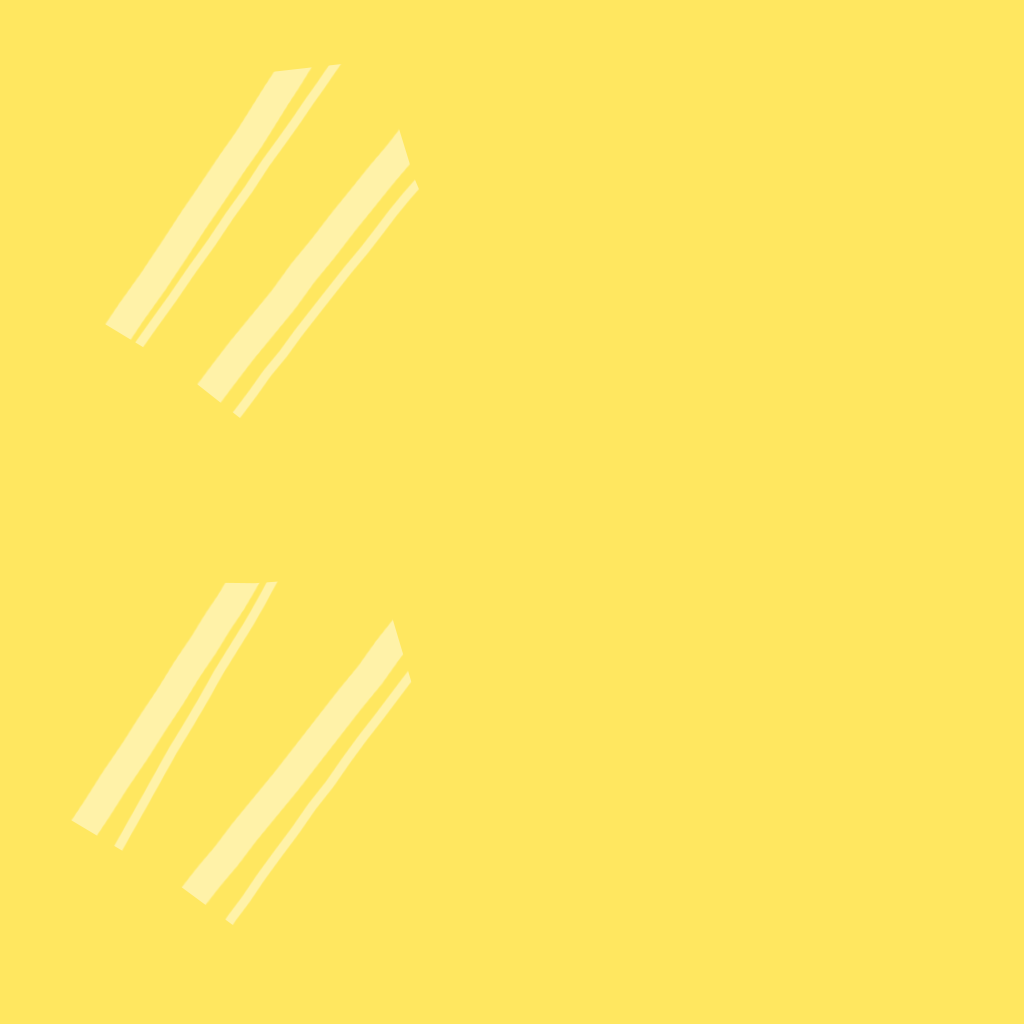
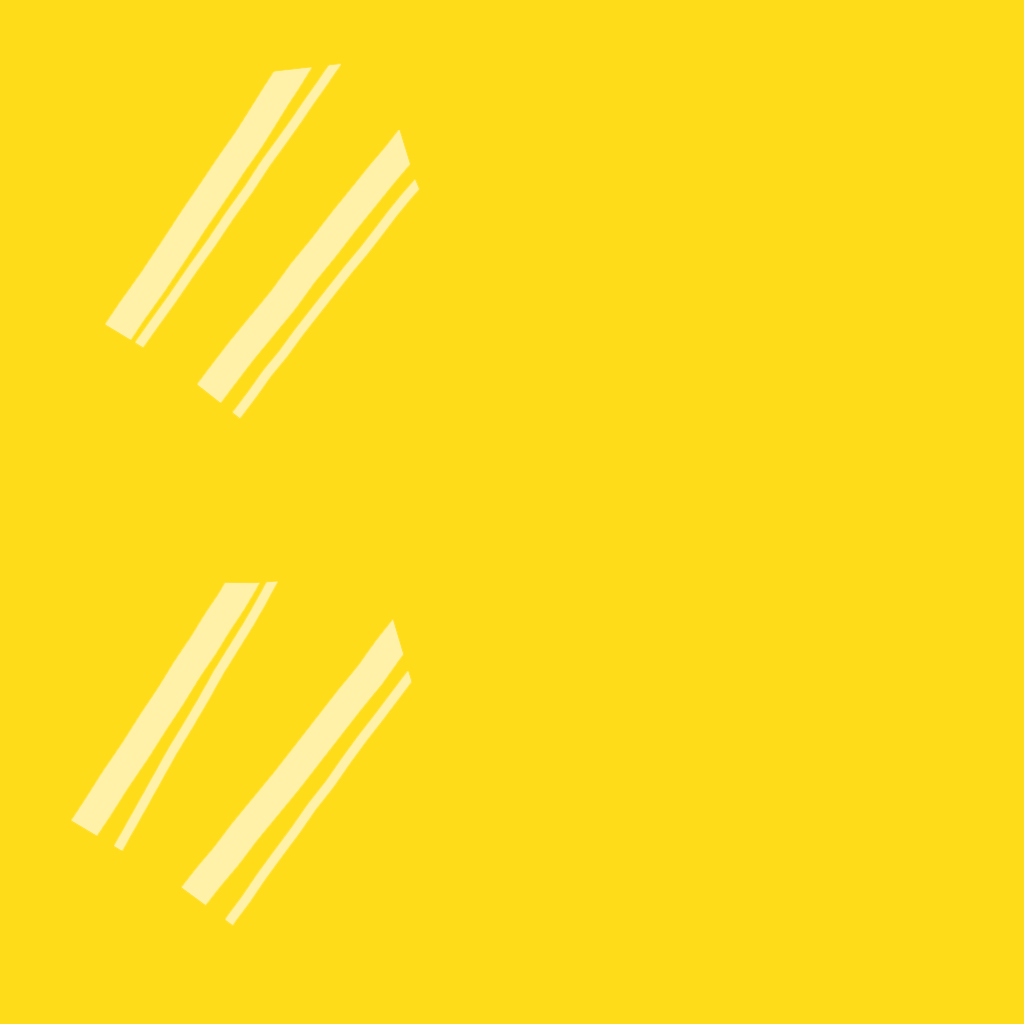
Layer changes from the first 1024x1024 image to the second:
added layer "Layer 2" above "Layer 1" over [71, 63, 420, 926]
painted on "Layer 1" over [0, 0, 1024, 1024]
